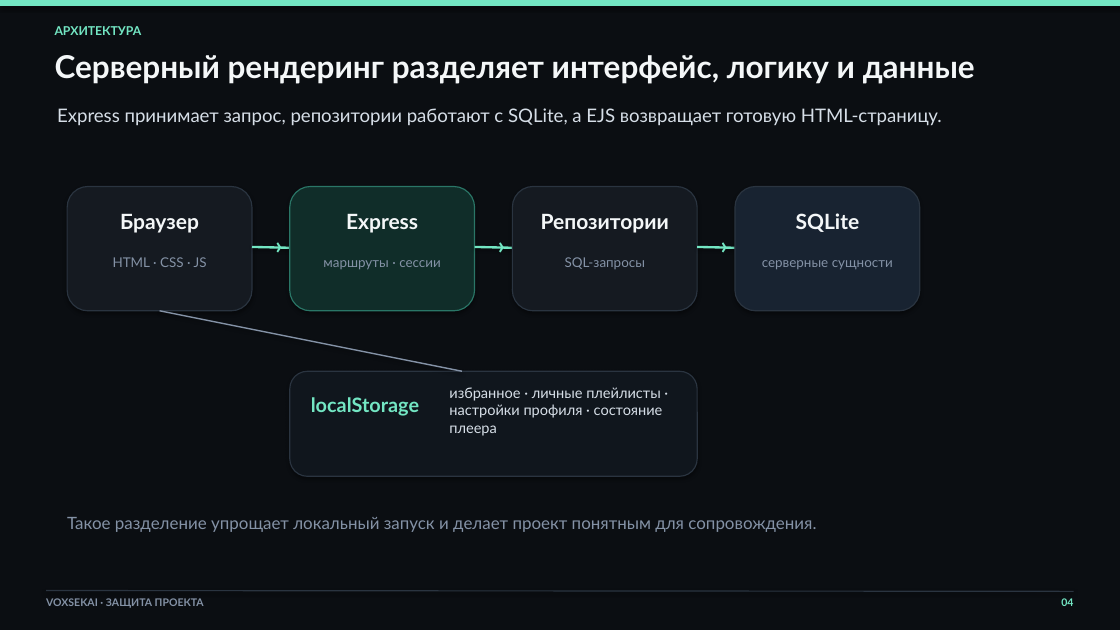
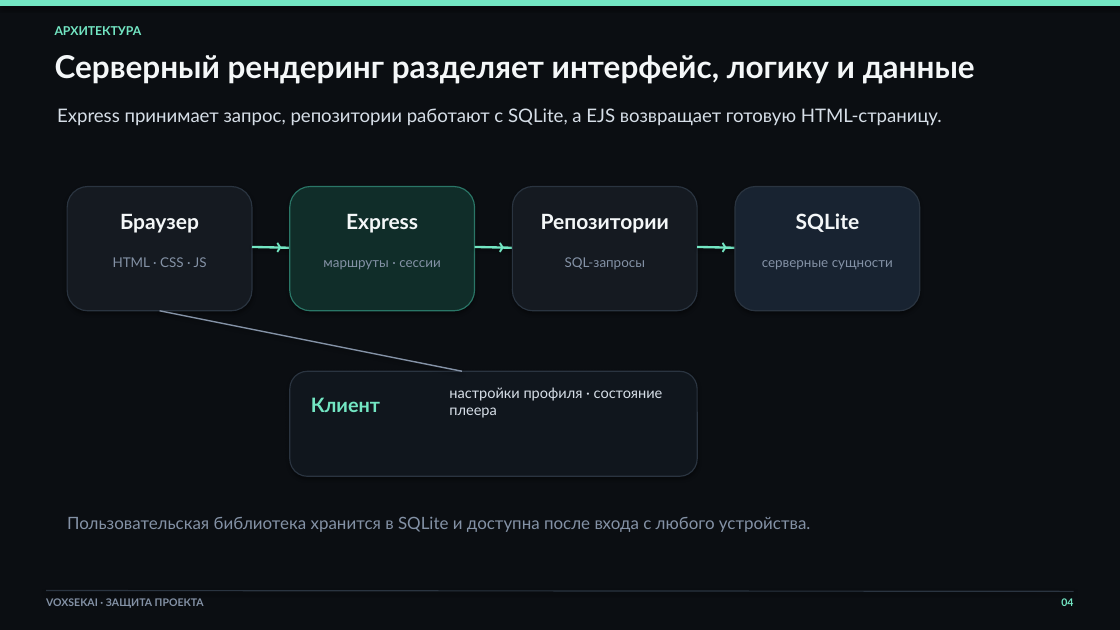
Before and after one commit to Yoshimru/voxsekai, a slide deck: slide 4 of reports/Презентация VoxSekai.pptx. Drawn at 1120x630 pixels with LibreOffice and Linux fonts; fonts in the diff are those of the drawing. Boxes give left, top, right and bottom in pixels: in the first picture for what was removed or moved away, otherwise in the second. Text is boxed around its words. In the diff, an @@ line names an element or a change of style, - is before the commit and + after.

```diff
--- a/reports/Презентация VoxSekai.pptx
+++ b/reports/Презентация VoxSekai.pptx
@@ text at [449,387,663,418]: text changed @@
-избранное · личные плейлисты · настройки профиля · состояние плеера
+настройки профиля · состояние плеера
@@ text at [311,397,380,412]: text changed @@
-localStorage
+Клиент
@@ text at [67,517,810,532]: text changed @@
-Такое разделение упрощает локальный запуск и делает проект понятным для сопровождения.
+Пользовательская библиотека хранится в SQLite и доступна после входа с любого устройства.
```
Also in this commit, not shown: 5 other slides changed, 7 other files.
